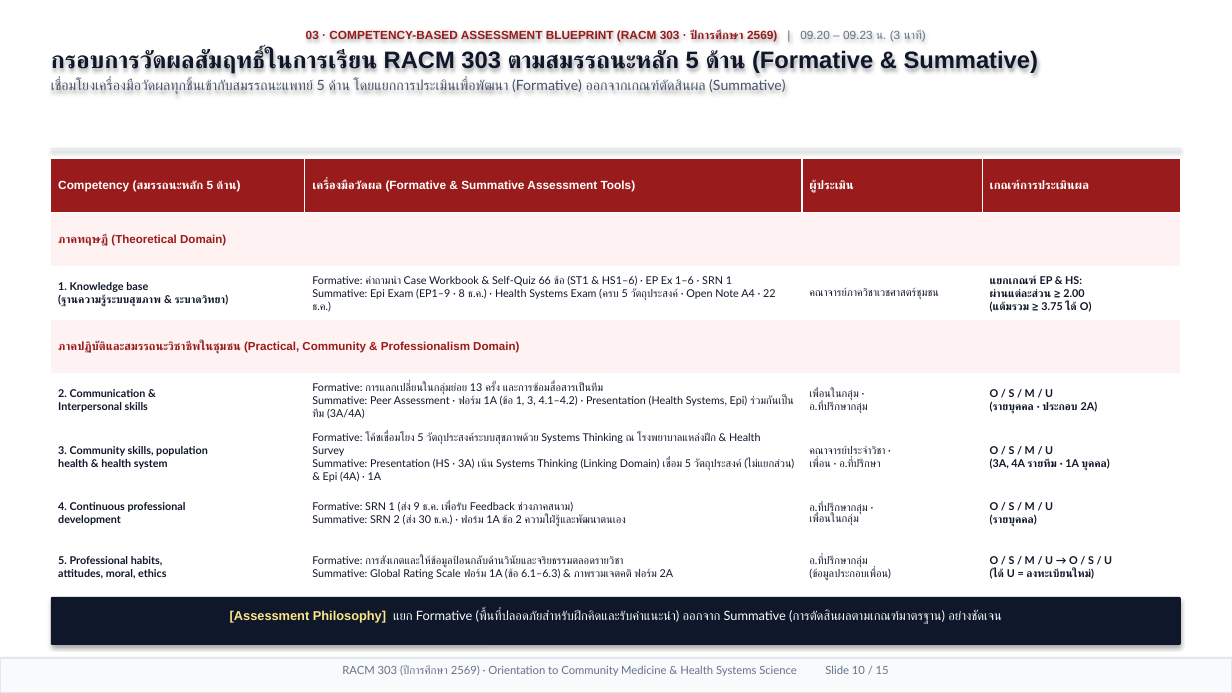
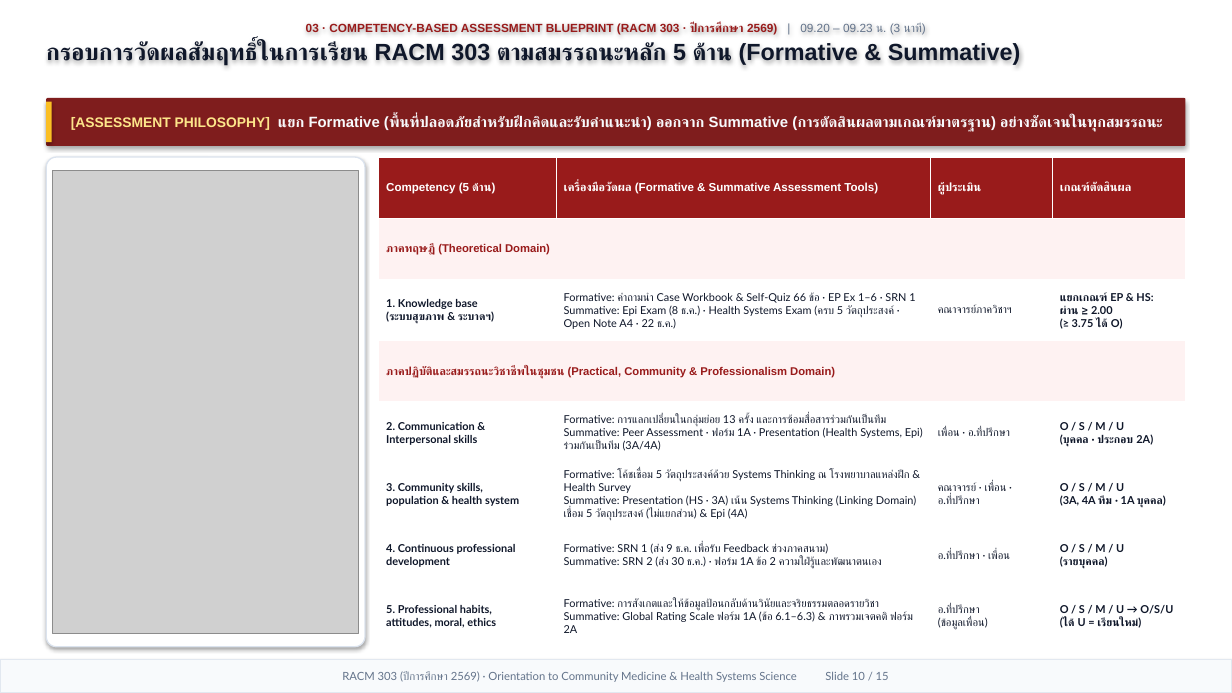
Before and after one commit to smartwoo/racm303-2569-faculty-member, a slide deck: slide 10 of exports/pptx/RACM303_2569_Orientation_Slides.pptx. Drawn at 1232x693 pixels with LibreOffice and Linux fonts; fonts in the diff are those of the drawing; grey boxes stand for pictures. Boxes give left, top, right and bottom in pixels: in the first picture for what was removed or moved away, otherwise in the second. Text is boxed around its words. In the diff, an @@ line names an element or a change of style, - is before the commit and + after.

Commit message:
feat(orientation): upgrade all 15 slides with top key-message banners, full-space Nano Banana visuals, optimized typography & Apple Keynote motion

```diff
--- a/exports/pptx/RACM303_2569_Orientation_Slides.pptx
+++ b/exports/pptx/RACM303_2569_Orientation_Slides.pptx
@@ text "03 · COMPETENCY-BASED ASSESSMENT BLUEPRINT ...": place and size @@
-text "03 · COMPETENCY-BASED ASSESSMENT BLUEPRINT ..." at [51,30,1038,94]
+text "03 · COMPETENCY-BASED ASSESSMENT BLUEPRINT ..." at [46,22,1021,66]
@@ text "03 · COMPETENCY-BASED ASSESSMENT BLUEPRINT ..." at [46,22,1021,66]: size 18.5 to 18.2 pt in "กรอบการวัดผลสัมฤทธิ์ในการเรียน RACM 303 ตามสมรรถนะหลัก 5 ด้า ..."; less space between paragraphs @@
@@ text at [51,79,785,94]: paragraph removed @@
-เชื่อมโยงเครื่องมือวัดผลทุกชิ้นเข้ากับสมรรถนะแพทย์ 5 ด้าน โดยแยกการประเมินเพื่อพัฒนา (Formative) ออกจากเกณฑ์ตัดสินผล (Summative)
@@ rounded rectangle "[ASSESSMENT PHILOSOPHY] แยก Formative (พื้นที่ปลอดภัยสำหรับฝ ...": place and size @@
-rounded rectangle "[ASSESSMENT PHILOSOPHY] แยก Formative (พื้นที่ปลอดภัยสำหรับฝ ..." at [51,597,1181,645]
+rounded rectangle "[ASSESSMENT PHILOSOPHY] แยก Formative (พื้นที่ปลอดภัยสำหรับฝ ..." at [46,98,1186,146]
@@ rounded rectangle "[ASSESSMENT PHILOSOPHY] แยก Formative (พื้นที่ปลอดภัยสำหรับฝ ..." at [46,98,1186,146]: vertical alignment top to middle; fill #0F172A to #7F1D1D; proportions changed @@
@@ rectangle added at [46,102,52,142], fill #FBBF24 @@
@@ text in rounded rectangle at [71,115,1162,132]: text changed; size 10 to 11.6 pt; font Lato to Arial; bold on @@
-[Assessment Philosophy] แยก Formative (พื้นที่ปลอดภัยสำหรับฝึกคิดและรับคำแนะนำ) ออกจาก Summative (การตัดสินผลตามเกณฑ์มาตรฐาน) อย่างชัดเจน
+[ASSESSMENT PHILOSOPHY] แยก Formative (พื้นที่ปลอดภัยสำหรับฝึกคิดและรับคำแนะนำ) ออกจาก Summative (การตัดสินผลตามเกณฑ์มาตรฐาน) อย่างชัดเจนในทุกสมรรถนะ
@@ rectangle removed at [51,148,1181,149] @@
@@ rounded rectangle added at [46,157,365,647], fill #FFFFFF, outline #DBE3EE 1 pt @@
@@ picture added at [53,170,359,634] @@
@@ table at [379,157,1186,647] @@
-row 1, column 1: Competency (สมรรถนะหลัก 5 ด้าน)
+row 1, column 1: Competency (5 ด้าน)
-row 1, column 4: เกณฑ์การประเมินผล
+row 1, column 4: เกณฑ์ตัดสินผล
-row 3: 1. Knowledge base (ฐานความรู้ระบบสุขภาพ & ระบาดวิทยา) | Formative: คำถามนำ Case Workbook & Self-Quiz 66 ข้อ (ST1 & HS1–6) · EP Ex 1–6 · SRN 1 Summative: Epi Exam (EP1–9 · 8 ธ.ค.) · Health Systems Exam (ครบ 5 วัตถุประสงค์ · Open Note A4 · 22 ธ.ค.) | คณาจารย์ภาควิชาเวชศาสตร์ชุมชน | แยกเกณฑ์ EP & HS: ผ่านแต่ละส่วน ≥ 2.00 (แต้มรวม ≥ 3.75 ได้ O)
+row 3: 1. Knowledge base (ระบบสุขภาพ & ระบาดฯ) | Formative: คำถามนำ Case Workbook & Self-Quiz 66 ข้อ · EP Ex 1–6 · SRN 1 Summative: Epi Exam (8 ธ.ค.) · Health Systems Exam (ครบ 5 วัตถุประสงค์ · Open Note A4 · 22 ธ.ค.) | คณาจารย์ภาควิชาฯ | แยกเกณฑ์ EP & HS: ผ่าน ≥ 2.00 (≥ 3.75 ได้ O)
-row 5: 2. Communication & Interpersonal skills | Formative: การแลกเปลี่ยนในกลุ่มย่อย 13 ครั้ง และการซ้อมสื่อสารเป็นทีม Summative: Peer Assessment · ฟอร์ม 1A (ข้อ 1, 3, 4.1–4.2) · Presentation (Health Systems, Epi) ร่วมกันเป็นทีม (3A/4A) | เพื่อนในกลุ่ม · อ.ที่ปรึกษากลุ่ม | O / S / M / U (รายบุคคล · ประกอบ 2A)
+row 5: 2. Communication & Interpersonal skills | Formative: การแลกเปลี่ยนในกลุ่มย่อย 13 ครั้ง และการซ้อมสื่อสารร่วมกันเป็นทีม Summative: Peer Assessment · ฟอร์ม 1A · Presentation (Health Systems, Epi) ร่วมกันเป็นทีม (3A/4A) | เพื่อน · อ.ที่ปรึกษา | O / S / M / U (บุคคล · ประกอบ 2A)
-row 6: 3. Community skills, population health & health system | Formative: โค้ชเชื่อมโยง 5 วัตถุประสงค์ระบบสุขภาพด้วย Systems Thinking ณ โรงพยาบาลแหล่งฝึก & Health Survey Summative: Presentation (HS · 3A) เน้น Systems Thinking (Linking Domain) เชื่อม 5 วัตถุประสงค์ (ไม่แยกส่วน) & Epi (4A) · 1A | คณาจารย์ประจำวิชา · เพื่อน · อ.ที่ปรึกษา | O / S / M / U (3A, 4A รายทีม · 1A บุคคล)
+row 6: 3. Community skills, population & health system | Formative: โค้ชเชื่อม 5 วัตถุประสงค์ด้วย Systems Thinking ณ โรงพยาบาลแหล่งฝึก & Health Survey Summative: Presentation (HS · 3A) เน้น Systems Thinking (Linking Domain) เชื่อม 5 วัตถุประสงค์ (ไม่แยกส่วน) & Epi (4A) | คณาจารย์ · เพื่อน · อ.ที่ปรึกษา | O / S / M / U (3A, 4A ทีม · 1A บุคคล)
-row 7, column 3: อ.ที่ปรึกษากลุ่ม · เพื่อนในกลุ่ม
+row 7, column 3: อ.ที่ปรึกษา · เพื่อน
-row 8, column 3: อ.ที่ปรึกษากลุ่ม (ข้อมูลประกอบเพื่อน)
+row 8, column 3: อ.ที่ปรึกษา (ข้อมูลเพื่อน)
-row 8, column 4: O / S / M / U → O / S / U (ได้ U = ลงทะเบียนใหม่)
+row 8, column 4: O / S / M / U → O/S/U (ได้ U = เรียนใหม่)
@@ size 9.2 to 9 pt in "เครื่องมือวัดผล (Formative & Summative Assessment Tools)", "ผู้ประเมิน" @@
@@ size 9 to 8.8 pt in "ภาคทฤษฎี (Theoretical Domain)", "ภาคปฏิบัติและสมรรถนะวิชาชีพในชุมชน (Practical, Community & P ..." @@
@@ size 8.4 to 8.5 pt in "2. Communication & Interpersonal skills", "4. Continuous professional development", "Formative: SRN 1 (ส่ง 9 ธ.ค. เพื่อรับ ...", "O / S / M / U ..." and 2 more places @@
@@ table: place and size @@
-table at [51,159,1181,588]
+table at [379,157,1186,647]
@@ rectangle "RACM 303 (ปีการศึกษา 2569) · ..." at [0,660,1232,693]: vertical alignment top to middle @@
```
Also in this commit, not shown: 14 other slides changed, 20 other files.
